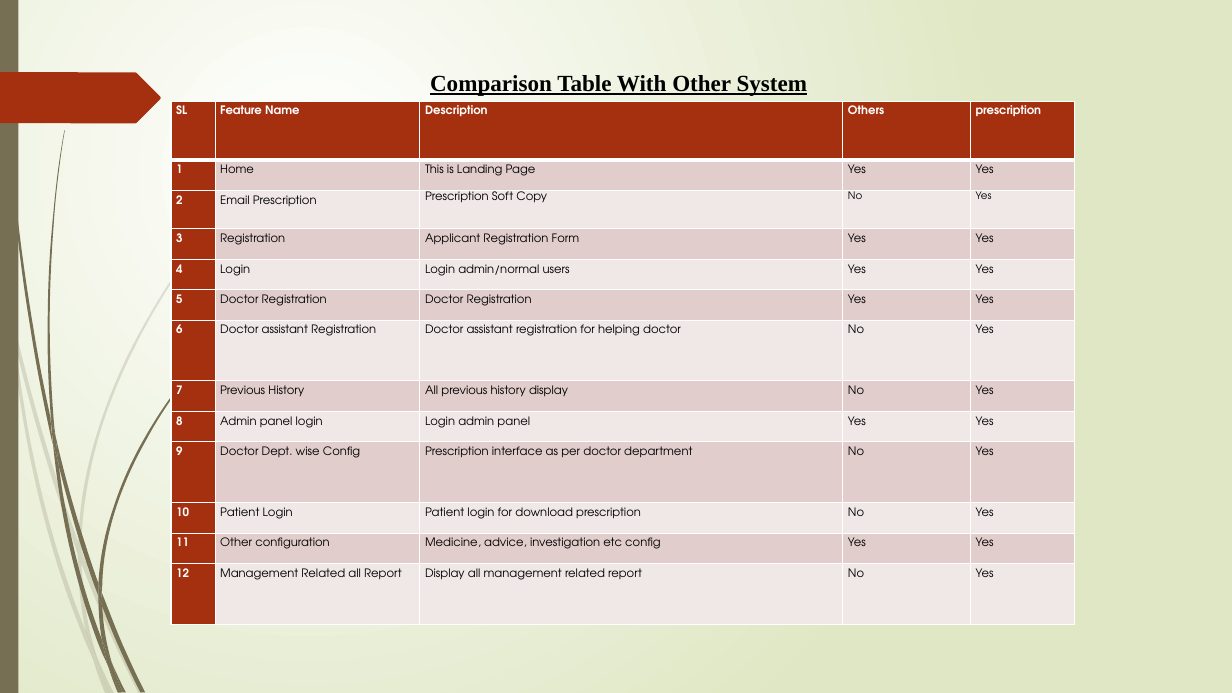
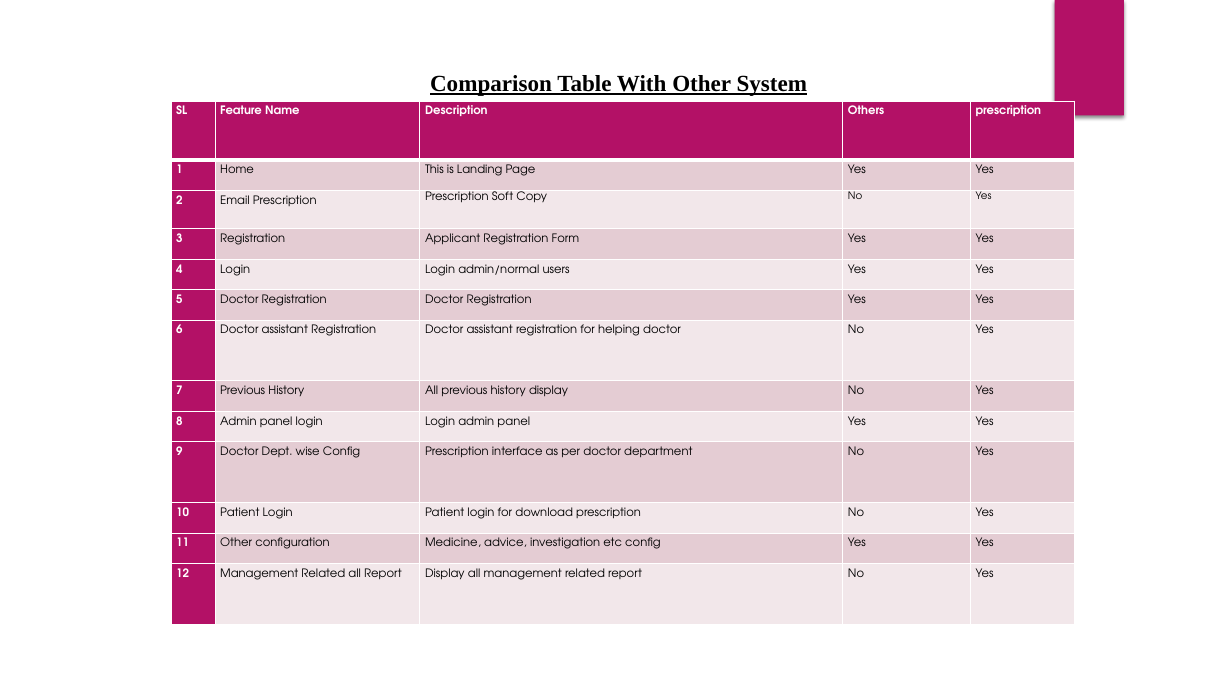
Before and after one commit to dipu157/pres_reactlara, a slide deck: slide 9 of Documentation/CSE202103099_(Mineuddin Ahmed Dipu).pptx (slide 10 before the commit). Drawn at 1232x693 pixels with LibreOffice and Linux fonts; fonts in the diff are those of the drawing. Boxes give left, top, right and bottom in pixels: in the first picture for what was removed or moved away, otherwise in the second. Text is boxed around its words. In the diff, an @@ line names an element or a change of style, - is before the commit and + after.

```diff
--- a/Documentation/CSE202103099_(Mineuddin Ahmed Dipu).pptx
+++ b/Documentation/CSE202103099_(Mineuddin Ahmed Dipu).pptx
@@ background gradient #FFFFFF to #DFE8C4 to #FFFFFF @@
@@ rectangle removed at bbox=[0, 0, 18, 693] @@
@@ rectangle added at bbox=[1055, 0, 1124, 116], fill #B31166 @@
@@ freeform shape removed at bbox=[0, 72, 161, 123] @@
@@ table at bbox=[171, 101, 1075, 625] @@
@@ fill #A53010 to #B31166 in 17 cells @@
@@ fill #E1CDCC to #E5CCD3 in 24 cells @@
@@ fill #F0E8E7 to #F2E7EA in 24 cells @@
@@ group removed at bbox=[0, 141, 288, 693]: 10 freeform shapes @@
@@ group removed at bbox=[3, 0, 240, 693]: 12 freeform shapes @@
```
Also in this commit, not shown: 26 other slides changed, 4 slides added, 3 slides removed, 2 other files.
